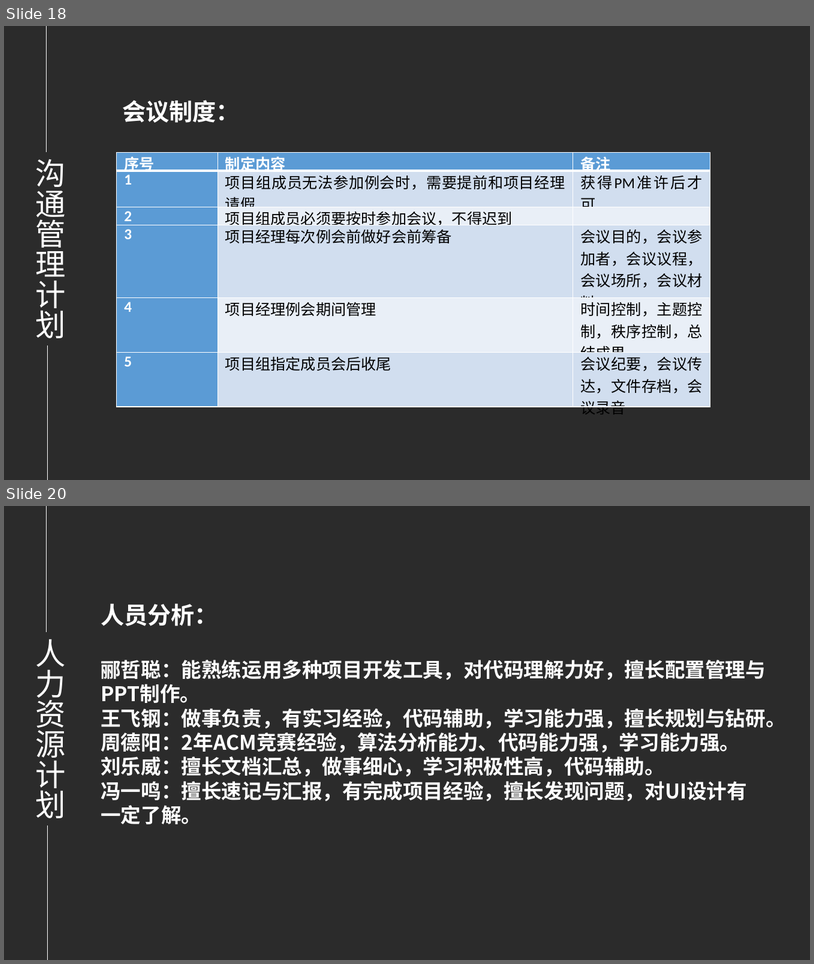
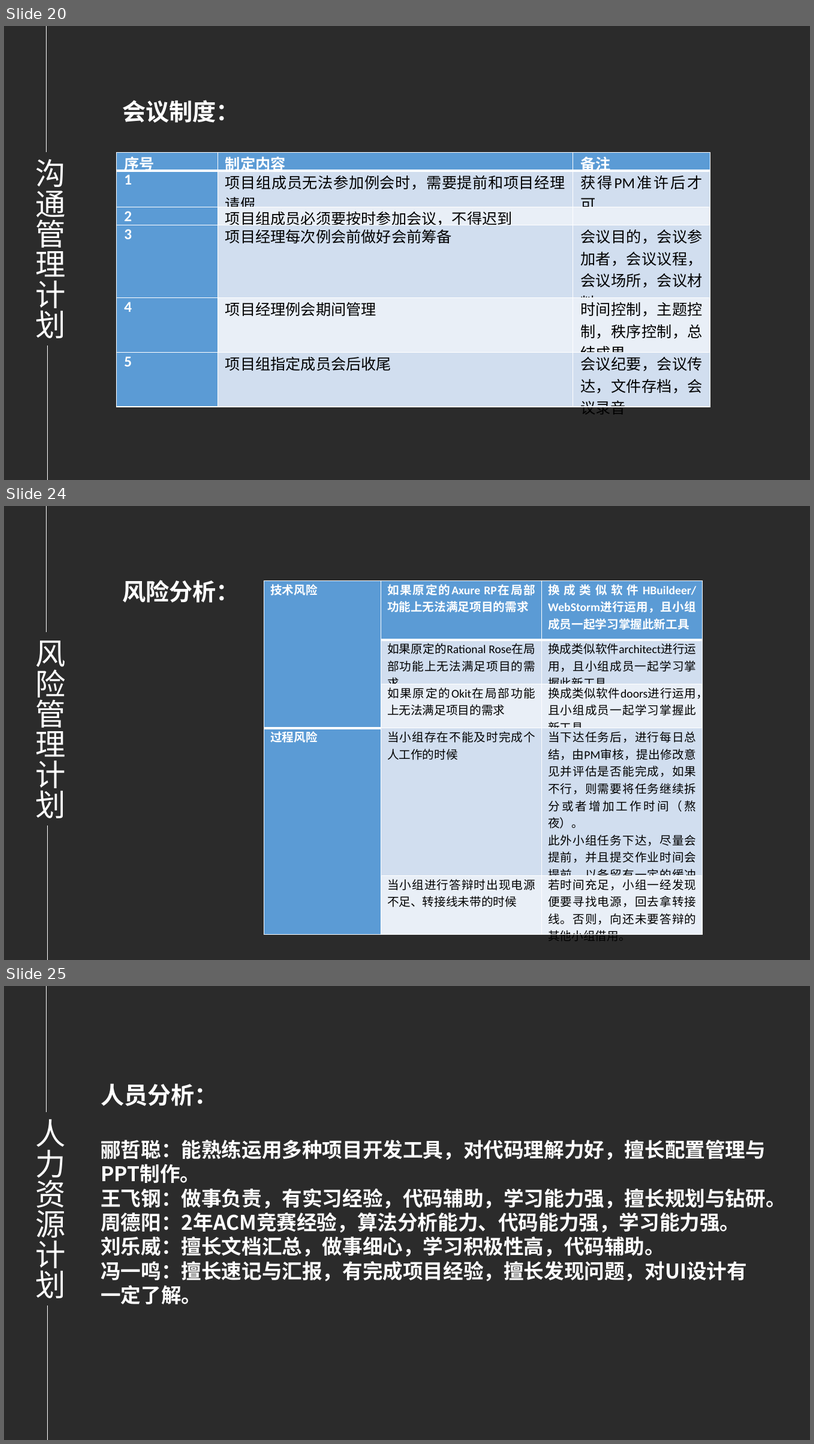
Before and after one commit to PRD-2018-G04/PRD-2018-G04, a slide deck: G04项目组/受控文档/项目计划/PRD2018-G04-需求工程项目计划PPT.pptx. Shown one above the other, each under a label of ours: slides 18 and 20 before the commit, slides 20, 24 and 25 after it; the slides between them are not shown. The pictures are 814x964 and 814x1444 pixels, drawn with LibreOffice and Linux fonts; fonts in the diff are those of the drawing; background and template pictures are left out; a plain dark background stands for a picture behind light text. Boxes give left, top, right and bottom in pixels: in the first picture for what was removed or moved away, otherwise in the second. Text is boxed around its words. In the diff, an @@ line names an element or a change of style, - is before the commit and + after.

Commit message:
Update All！
增加绩效考评，雷达图；更新文档的封面，眉页，页码等；更新甘特图。

```diff
--- a/G04项目组/受控文档/项目计划/PRD2018-G04-需求工程项目计划PPT.pptx
+++ b/G04项目组/受控文档/项目计划/PRD2018-G04-需求工程项目计划PPT.pptx
@@ slide 24 added at bbox=[4, 506, 810, 960], background picture (left out) @@
@@ line added from (46, 506) to (46, 633), #FFFFFF 0.5 pt @@
@@ text added at bbox=[122, 580, 240, 603], 28 pt, text #FFFFFF, bold @@
+风险分析：
@@ table added at bbox=[264, 580, 703, 943], 5 rows, 3 columns @@
+技术风险 | 如果原定的Axure RP在局部功能上无法满足项目的需求 | 换成类似软件HBuildeer/WebStorm进行运用，且小组成员一起学习掌握此新工具
+ | 如果原定的Rational Rose在局部功能上无法满足项目的需求 | 换成类似软件architect进行运用，且小组成员一起学习掌握此新工具
+ | 如果原定的Okit在局部功能上无法满足项目的需求 | 换成类似软件doors进行运用，且小组成员一起学习掌握此新工具
+过程风险 | 当小组存在不能及时完成个人工作的时候 | 当下达任务后，进行每日总结，由PM审核，提出修改意见并评估是否能完成，如果不行，则需要将任务继续拆分或者增加工作时间（熬夜）。 / 此外小组任务下达，尽量会提前，并且提交作业时间会提前，以备留有一定的缓冲时间
+ | 当小组进行答辩时出现电源不足、转接线未带的时候 | 若时间充足，小组一经发现便要寻找电源，回去拿转接线。否则，向还未要答辩的其他小组借用。
@@ text added at bbox=[35, 640, 65, 818], 36 pt, text #FFFFFF @@
+风险管理计划
@@ line added from (48, 825) to (48, 960), #FFFFFF 0.5 pt @@
@@ what was slide 18 is now slide 20 @@
@@ what was slide 20 is now slide 25 @@
```
Also in this commit, not shown: 8 slides changed, 7 other slides added, 1 slide removed, 23 other files.
